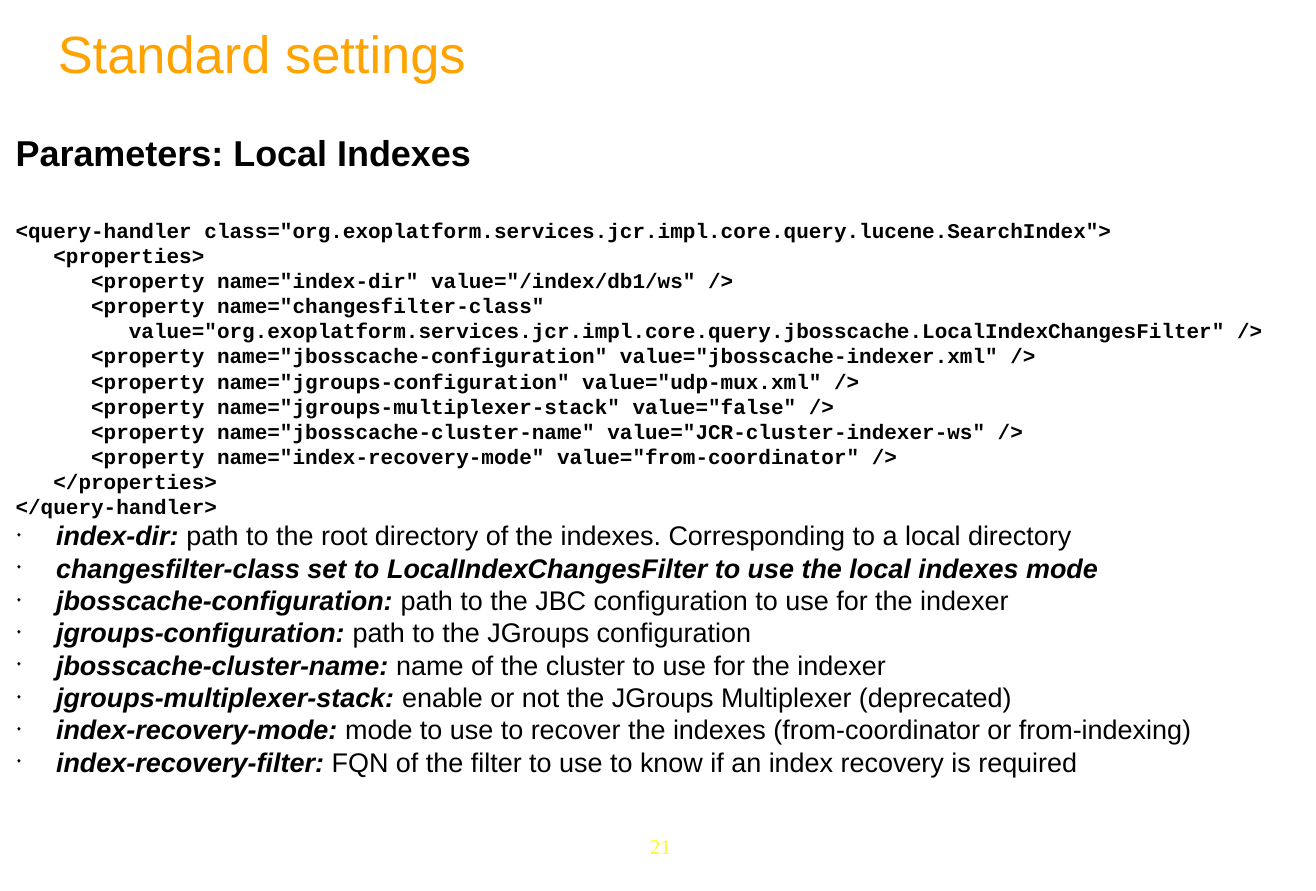
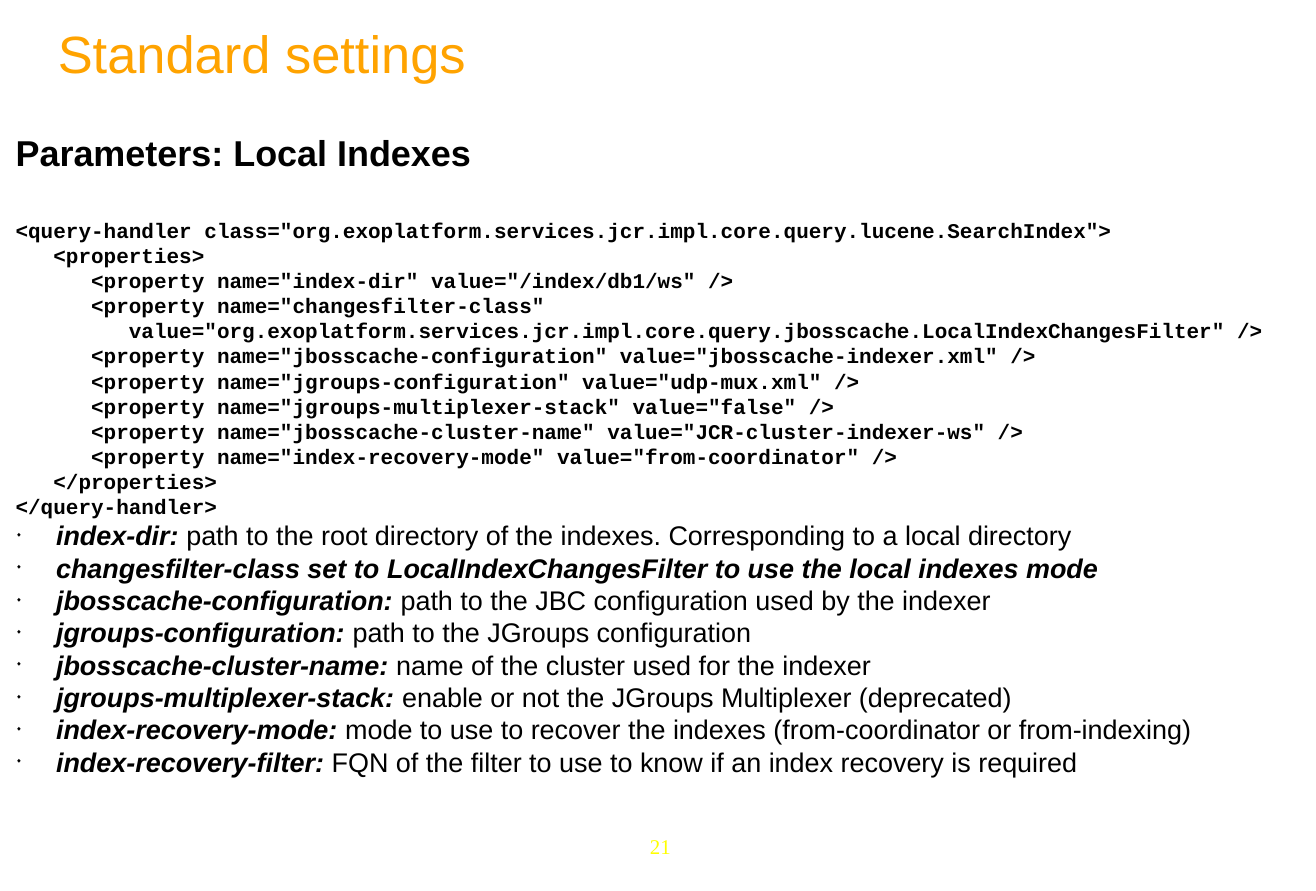
Before and after one commit to anhvurz90/training, a slide deck: slide 21 of JPP6-JCR/Day-5.pptx. Drawn at 1316x891 pixels with LibreOffice and Linux fonts; fonts in the diff are those of the drawing; background and template pictures are left out. Boxes give left, top, right and bottom in pixels: in the first picture for what was removed or moved away, otherwise in the second. Text is boxed around its words. In the diff, an @@ line names an element or a change of style, - is before the commit and + after.

```diff
--- a/JPP6-JCR/Day-5.pptx
+++ b/JPP6-JCR/Day-5.pptx
@@ text at <box>56,590,990,615</box>: text changed @@
-◆ jbosscache-configuration: path to the JBC configuration to use for the indexer
+◆ jbosscache-configuration: path to the JBC configuration used by the indexer
@@ text at <box>56,655,870,680</box>: text changed @@
-◆ jbosscache-cluster-name: name of the cluster to use for the indexer
+◆ jbosscache-cluster-name: name of the cluster used for the indexer
```
Also in this commit, not shown: 3 other slides changed.
